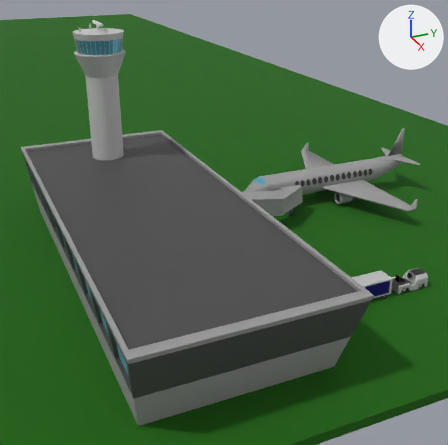
A saved change to the Blender file scene.blend.
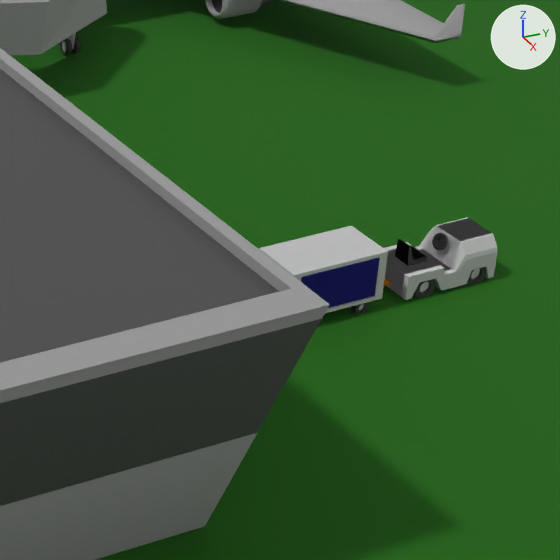
There are two pictures of each version: one whole from a camera (50 mm lens) standing at (19.41, 5.85, 3.88) and looking at (12.79, 8.83, 0.57), one close up on the part from 60% to 100% of the width and 44% to 85% of the height. The lights are fixed; the arrows at upper right show +X, +Y and +Z.

Names of what the first close-up shows: 'AirportTerminal', 'AirportTerminal.002', 'BaggageCart', 'BaggageTractor', 'Ground'.
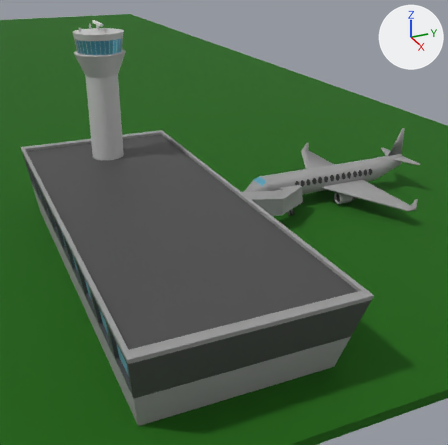
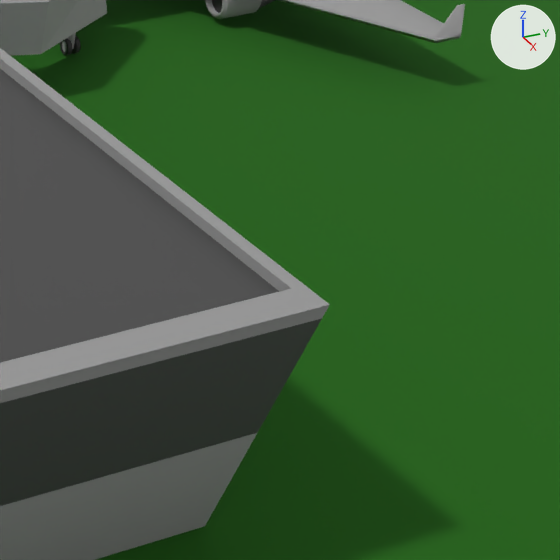
Commit message: Align baggage cart to path

Pixel boxes [x1, y1, x2, y2] of what changed, in the close-ups (560 x 560 px):
'BaggageCart', reshaped, moved, turned, rescaled (not visible afterwards): before [259, 226, 388, 315]
'BaggageTractor', moved, turned, rescaled (not visible afterwards): before [384, 217, 497, 300]
part 2 of me_cube_009, deleted (blue): before [301, 258, 387, 315]
part 3 of me_cube_009, built on: before [259, 226, 388, 313]

What changed in the scene script:
```text
Change me_cube_007:
    where me_cube_007.from_pydata(...)  # 998 vertices, 789 faces; spans x -1.67..1.67, y -2.17..2.1, z -1.82..2.09
    used by ob_baggagetractor; location = (14.376, 10.506, 0.155); scale = (-0.0652, -0.109, -0.0512)
    me_cube_007 part 1: the whole mesh is scaled about its middle by (-0.0652, -0.109, -0.0512), then moved by (0.0, -0.01, -0.13)
Change me_cube_009:
    used by ob_baggagecart; location = (14.376, 9.969, 0.155); scale = (-0.0652, -0.109, -0.0512)
    remove me_cube_009.from_pydata(...)  # 596 vertices, 496 faces; spans x -1.7..1.67, y -3.08..1.98, z -2.96..2.07
    add me_cube_009.from_pydata(...)  # 596 vertices, 496 faces; spans x -0.11..0.11, y -0.51..0.04, z -0.09..0.16
    me_cube_009 part 2: 9 loose pieces with 572 vertices, spanning x -1.7..1.65, y -3.08..1.98, z -2.65..2.07, are deleted
    me_cube_009 part 3: 24 vertices removed from x -1.67..1.67, y -2.14..1.72, z -2.96..0.98; 554 vertices added at x -0.11..0.11, y -0.51..0.04, z -0.09..0.16
Change ob_baggagetractor:
    ob_baggagetractor.scale: (-0.0652, -0.109, -0.0512) -> (1.0, 1.0, 1.0)
    ob_baggagetractor.location: (14.376, 10.506, 0.155) -> (11.319, 8.096, 0.151)
    ob_baggagetractor.rotation_euler: (0.0, 0.0, 0.0) -> (0.000848, -0.000159, -1.627)  # degrees (0, 0, 0) -> degrees (0, 0, -93)
Change ob_baggagecart:
    ob_baggagecart.scale: (-0.0652, -0.109, -0.0512) -> (1.0, 1.0, 1.0)
    ob_baggagecart.location: (14.376, 9.969, 0.155) -> (11.028, 8.113, 0.15)
    ob_baggagecart.rotation_euler: (0.0, 0.0, 0.0) -> (0.000774, -0.000131, -1.628)  # degrees (0, 0, 0) -> degrees (0, 0, -93)
```
